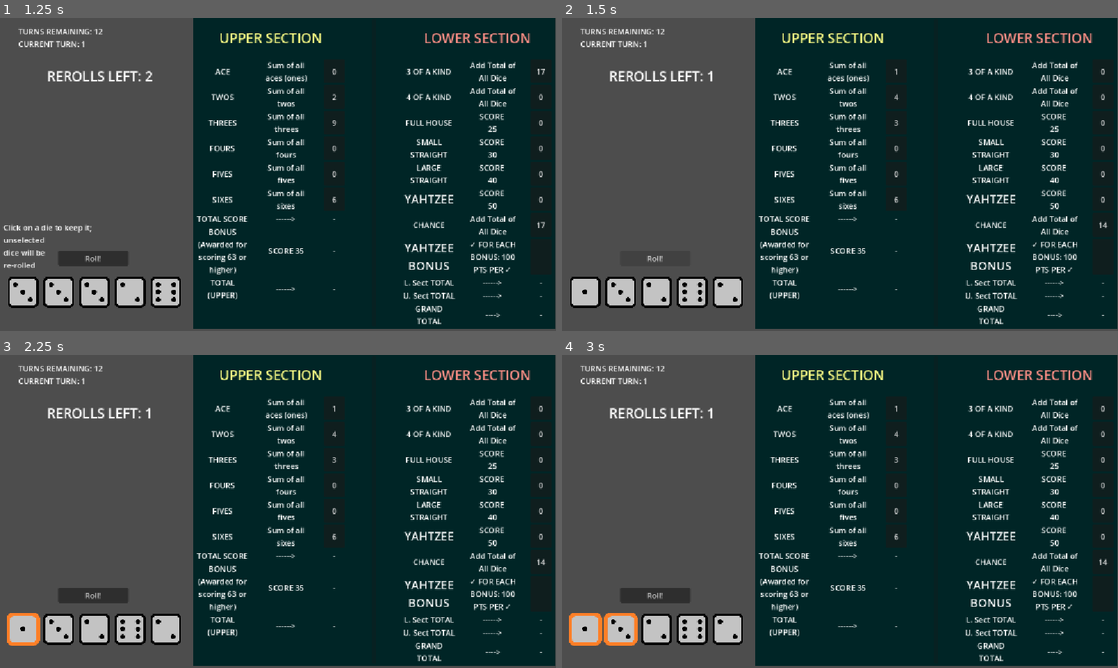
Above: before the commit, frames 1-4 (two rows, left to right).
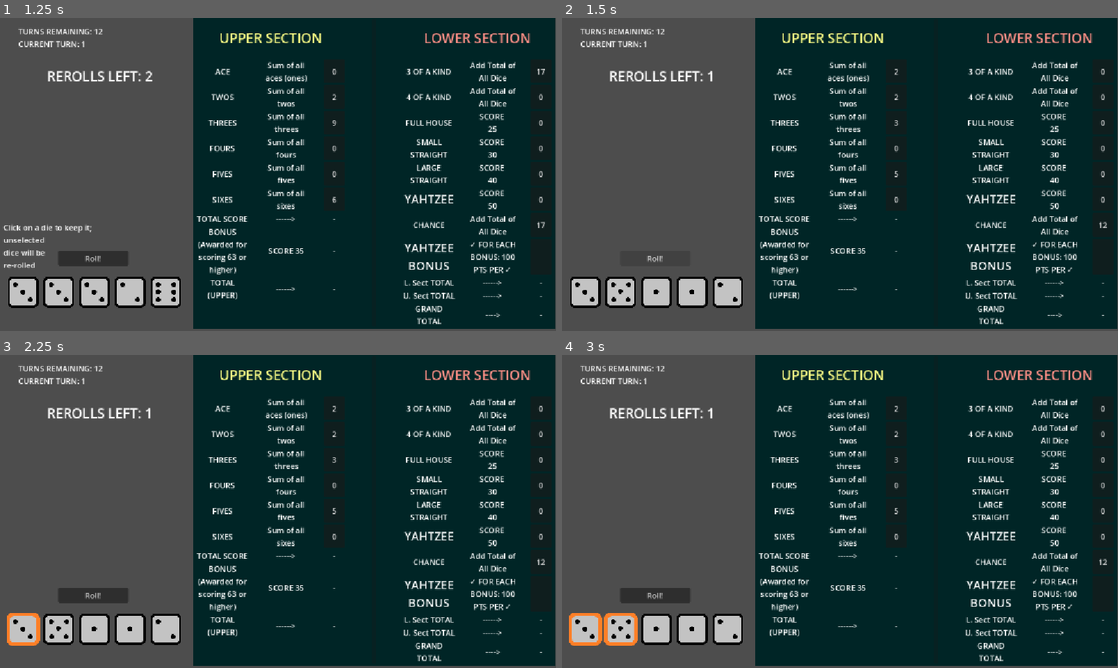
Above: after the commit, the same moments.

Repository: Cuppit/yahtzee
Game: Godot game, scene res://scenes/game_screen/game_screen.tscn
Two runs of this game, one before a commit and one after it. Both use one fixed random seed, a clock stepped at 60 frames per second and the inputs below.
Inputs (mouse positions are in pixels of both pictures, inside the frame that each line leads up to):
- Up to frame 1 (1.25 s): click "Start Game" at 0.5 s
- Up to frame 2 (1.5 s): click "Roll!" at 1.25 s
- Up to frame 3 (2.25 s): click (22, 630) at 2 s
- Up to frame 4 (3 s): click (623, 630) at 2.75 s

Frame 1 is identical in both runs. In frame 2, 0.2% of the frame differs, in the area x 2-99%, y 16-91%; in frame 3, 0.2%; in frame 4, 0.2%.

Commit message:
organized devdocs, added sfx

Diff:
--- a/scenes/die/die.gd
+++ b/scenes/die/die.gd
@@ -1,7 +1,16 @@
 class_name Die
 extends TextureButton
 
+@onready var die_roll_snd_1 = $DieRoll1
+@onready var die_roll_snd_2 = $DieRoll2
+@onready var die_roll_snd_3 = $DieRoll3
+@onready var die_roll_snd_4 = $DieRoll4
+@onready var die_roll_snd_5 = $DieRoll5
+@onready var die_roll_snd_6 = $DieRoll6
+
 @onready var sel_ind = $SelectionIndicator
+
+var dieroll_sounds = []
 
 var dice_spriteframes = preload("res://assets/custom_resources/dice.tres")
 
@@ -15,6 +24,8 @@
 # Rolls the die
 func roll():
 	value = randi_range(1, 6)
+	dieroll_sounds = [die_roll_snd_1,die_roll_snd_2,die_roll_snd_3,die_roll_snd_4,die_roll_snd_5,die_roll_snd_6]
+	dieroll_sounds[randi_range(0,5)].play()
 
 func _on_pressed():
 	pass
--- a/scenes/die/die.tscn
+++ b/scenes/die/die.tscn
@@ -3,6 +3,12 @@
 [ext_resource type="Texture2D" uid="uid://b0kn8wv6f40xc" path="res://assets/sprites/dice/die1.png" id="1_vq5di"]
 [ext_resource type="Script" uid="uid://xbohle2dgo5" path="res://scenes/die/die.gd" id="2_11crt"]
 [ext_resource type="Texture2D" uid="uid://don50wqbjes33" path="res://assets/dieselector.png" id="3_11crt"]
+[ext_resource type="AudioStream" uid="uid://c5oy6dsit4ksb" path="res://assets/sounds/dieroll1.ogg" id="4_dmnnt"]
+[ext_resource type="AudioStream" uid="uid://dm70f42cup08r" path="res://assets/sounds/dieroll2.ogg" id="5_1c55x"]
+[ext_resource type="AudioStream" uid="uid://rjnxkti6p1nv" path="res://assets/sounds/dieroll3.ogg" id="6_hlqak"]
+[ext_resource type="AudioStream" uid="uid://b3me1frawycsx" path="res://assets/sounds/dieroll4.ogg" id="7_bcidd"]
+[ext_resource type="AudioStream" uid="uid://bqn81p0avcec7" path="res://assets/sounds/dieroll5.ogg" id="8_6ms65"]
+[ext_resource type="AudioStream" uid="uid://bxo3e1k052tgi" path="res://assets/sounds/dieroll6.ogg" id="9_5v8ba"]
 
 [node name="Die" type="TextureButton" unique_id=949753758]
 offset_right = 40.0
@@ -16,5 +22,23 @@
 position = Vector2(32, 32)
 texture = ExtResource("3_11crt")
 
+[node name="DieRoll1" type="AudioStreamPlayer2D" parent="." unique_id=46144013]
+stream = ExtResource("4_dmnnt")
+
+[node name="DieRoll2" type="AudioStreamPlayer2D" parent="." unique_id=850424648]
+stream = ExtResource("5_1c55x")
+
+[node name="DieRoll3" type="AudioStreamPlayer2D" parent="." unique_id=1490267457]
+stream = ExtResource("6_hlqak")
+
+[node name="DieRoll4" type="AudioStreamPlayer2D" parent="." unique_id=1104138560]
+stream = ExtResource("7_bcidd")
+
+[node name="DieRoll5" type="AudioStreamPlayer2D" parent="." unique_id=823113811]
+stream = ExtResource("8_6ms65")
+
+[node name="DieRoll6" type="AudioStreamPlayer2D" parent="." unique_id=2131141009]
+stream = ExtResource("9_5v8ba")
+
 [connection signal="pressed" from="." to="." method="_on_pressed"]
 [connection signal="toggled" from="." to="." method="_on_toggled"]
Not shown, added: assets/sounds/dieroll1.ogg.import
Not shown, added: assets/sounds/dieroll2.ogg.import
Not shown, added: assets/sounds/dieroll3.ogg.import
Not shown, added: assets/sounds/dieroll4.ogg.import
Not shown, added: assets/sounds/dieroll5.ogg.import
Not shown, added: assets/sounds/dieroll6.ogg.import
Renamed: devdocs/20260817_start.txt -> devdocs/2026/August/20260817_start.txt
Renamed: devdocs/20260819_toggle-effects.txt -> devdocs/2026/August/20260819_toggle-effects.txt
Renamed: devdocs/20260820_scoresheet.txt -> devdocs/2026/August/20260820_scoresheet.txt
Renamed: devdocs/20260821_scoresheet-cont.txt -> devdocs/2026/August/20260821_scoresheet-cont.txt
Renamed: devdocs/20260822_scoresheet-programming.txt -> devdocs/2026/August/20260822_scoresheet-programming.txt
Renamed: devdocs/20260823_scoresheet-programming-cont.txt -> devdocs/2026/August/20260823_scoresheet-programming-cont.txt
(and 14 more such lines)
